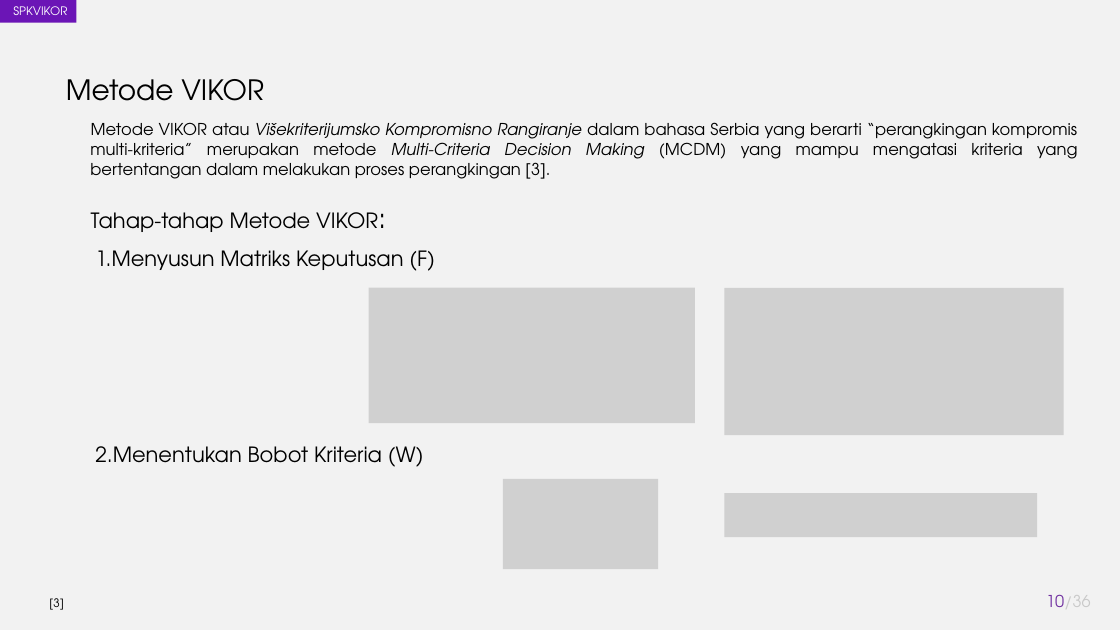
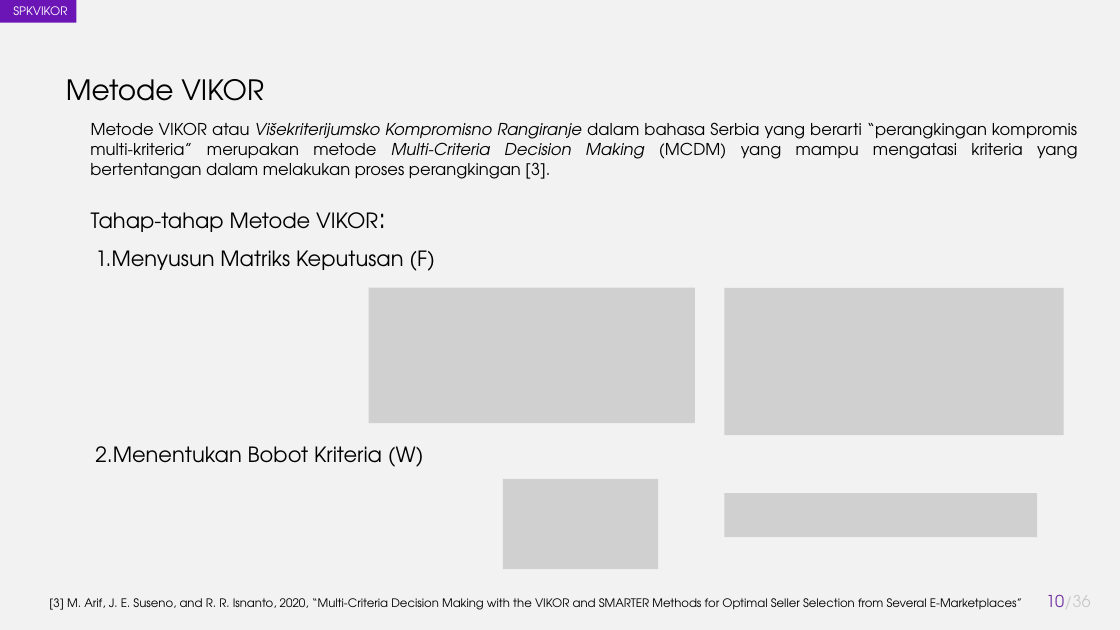
Before and after one commit to akhmadali7/TugasAkhir, a slide deck: slide 10 of PPT - TA - Akhmad Ali Sajidin.pptx. Drawn at 1120x630 pixels with LibreOffice and Linux fonts; fonts in the diff are those of the drawing; grey boxes stand for pictures. Boxes give left, top, right and bottom in pixels: in the first picture for what was removed or moved away, otherwise in the second. Text is boxed around its words. In the diff, an @@ line names an element or a change of style, - is before the commit and + after.

```diff
--- a/PPT - TA - Akhmad Ali Sajidin.pptx
+++ b/PPT - TA - Akhmad Ali Sajidin.pptx
@@ text at (49,598,1022,610): text changed @@
-[3]
+[3] M. Arif, J. E. Suseno, and R. R. Isnanto, 2020, “Multi-Criteria Decision Making with the VIKOR and SMARTER Methods for Optimal Seller Selection from Several E-Marketplaces”
```
Also in this commit, not shown: 11 other slides changed.
